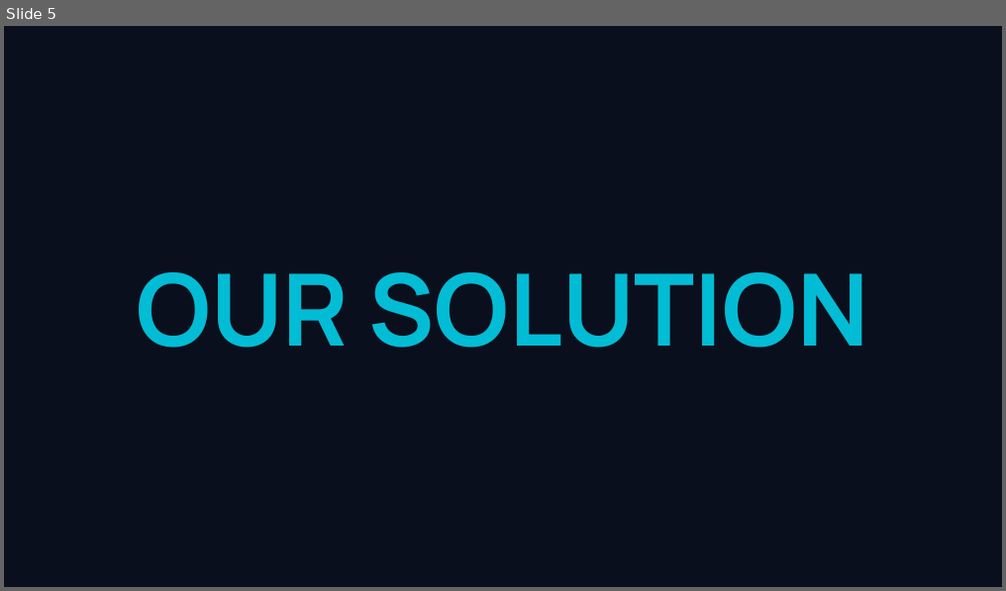
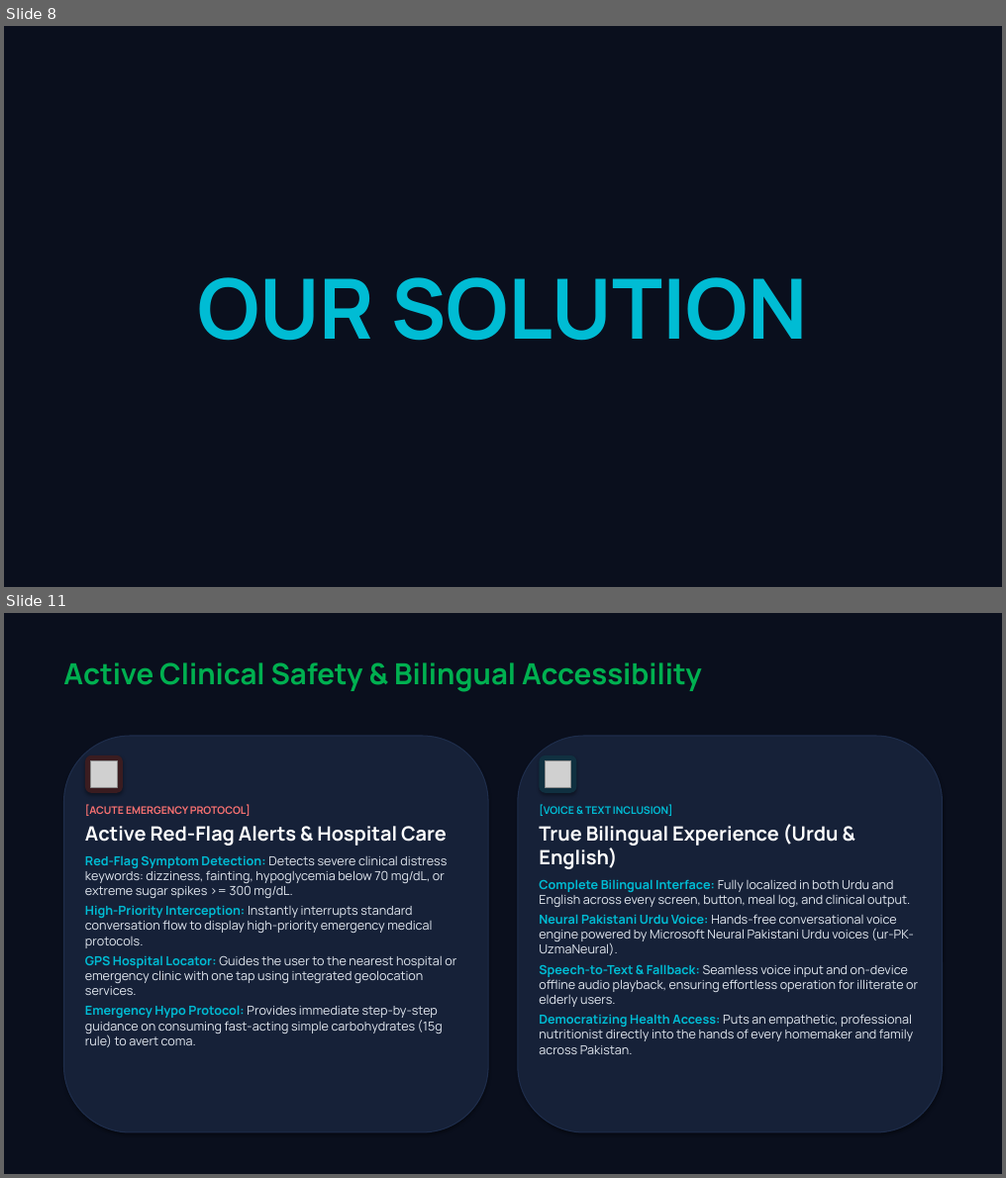
Before and after one commit to m-Affan55/NutriSense, a slide deck: docs/NutriSense_Hackathon_Presentation.pptx. Shown one above the other, each under a label of ours: slide 5 before the commit, slides 8 and 11 after it; the slides between them are not shown. The pictures are 1006x591 and 1006x1178 pixels, drawn with LibreOffice and Linux fonts; fonts in the diff are those of the drawing; grey boxes stand for pictures. Boxes give left, top, right and bottom in pixels: in the first picture for what was removed or moved away, otherwise in the second. Text is boxed around its words. In the diff, an @@ line names an element or a change of style, - is before the commit and + after.

```diff
--- a/docs/NutriSense_Hackathon_Presentation.pptx
+++ b/docs/NutriSense_Hackathon_Presentation.pptx
@@ slide 11 added at [4, 613, 1002, 1174], background #FFFFFF @@
@@ rectangle added at [4, 613, 1002, 1174], fill #0A0F1D @@
@@ text added at [63, 663, 702, 692], 28 pt, text #00B050, bold @@
+Active Clinical Safety & Bilingual Accessibility
@@ rounded rectangle added at [63, 736, 488, 1133], fill #162138, outline #1E2D4B 1 pt @@
@@ rounded rectangle added at [85, 756, 122, 792], fill #3A1C20 @@
@@ rounded rectangle added at [518, 736, 943, 1133], fill #162138, outline #1E2D4B 1 pt @@
@@ rounded rectangle added at [540, 756, 576, 792], fill #103040 @@
@@ picture added at [91, 761, 117, 787] @@
@@ picture added at [545, 761, 570, 787] @@
@@ text added at [85, 805, 456, 1048], 12 pt, text #E2E8F0 @@
+[ACUTE EMERGENCY PROTOCOL]
+Active Red-Flag Alerts & Hospital Care
+Red-Flag Symptom Detection: Detects severe clinical distress keywords: dizziness, fainting, hypoglycemia below 70 mg/dL, or extreme sugar spikes >= 300 mg/dL.
+High-Priority Interception: Instantly interrupts standard conversation flow to display high-priority emergency medical protocols.
+GPS Hospital Locator: Guides the user to the nearest hospital or emergency clinic with one tap using integrated geolocation services.
+Emergency Hypo Protocol: Provides immediate step-by-step guidance on consuming fast-acting simple carbohydrates (15g rule) to avert coma.
@@ text added at [539, 805, 918, 1055], 12 pt, text #E2E8F0 @@
+[VOICE & TEXT INCLUSION]
+True Bilingual Experience (Urdu & English)
+Complete Bilingual Interface: Fully localized in both Urdu and English across every screen, button, meal log, and clinical output.
+Neural Pakistani Urdu Voice: Hands-free conversational voice engine powered by Microsoft Neural Pakistani Urdu voices (ur-PK-UzmaNeural).
+Speech-to-Text & Fallback: Seamless voice input and on-device offline audio playback, ensuring effortless operation for illiterate or elderly users.
+Democratizing Health Access: Puts an empathetic, professional nutritionist directly into the hands of every homemaker and family across Pakistan.
@@ what was slide 5 is now slide 8 @@
@@ slide 8 changed as well @@
@@ text "OUR SOLUTION": place and size @@
-text "OUR SOLUTION" at [137, 273, 869, 348]
+text "OUR SOLUTION" at [197, 277, 808, 341]
@@ text "OUR SOLUTION" at [197, 277, 808, 341]: size 96 to 80 pt; more space between paragraphs @@
```
Also in this commit, not shown: 4 other slides changed, 18 other slides added, 11 slides removed, 6 other files.
